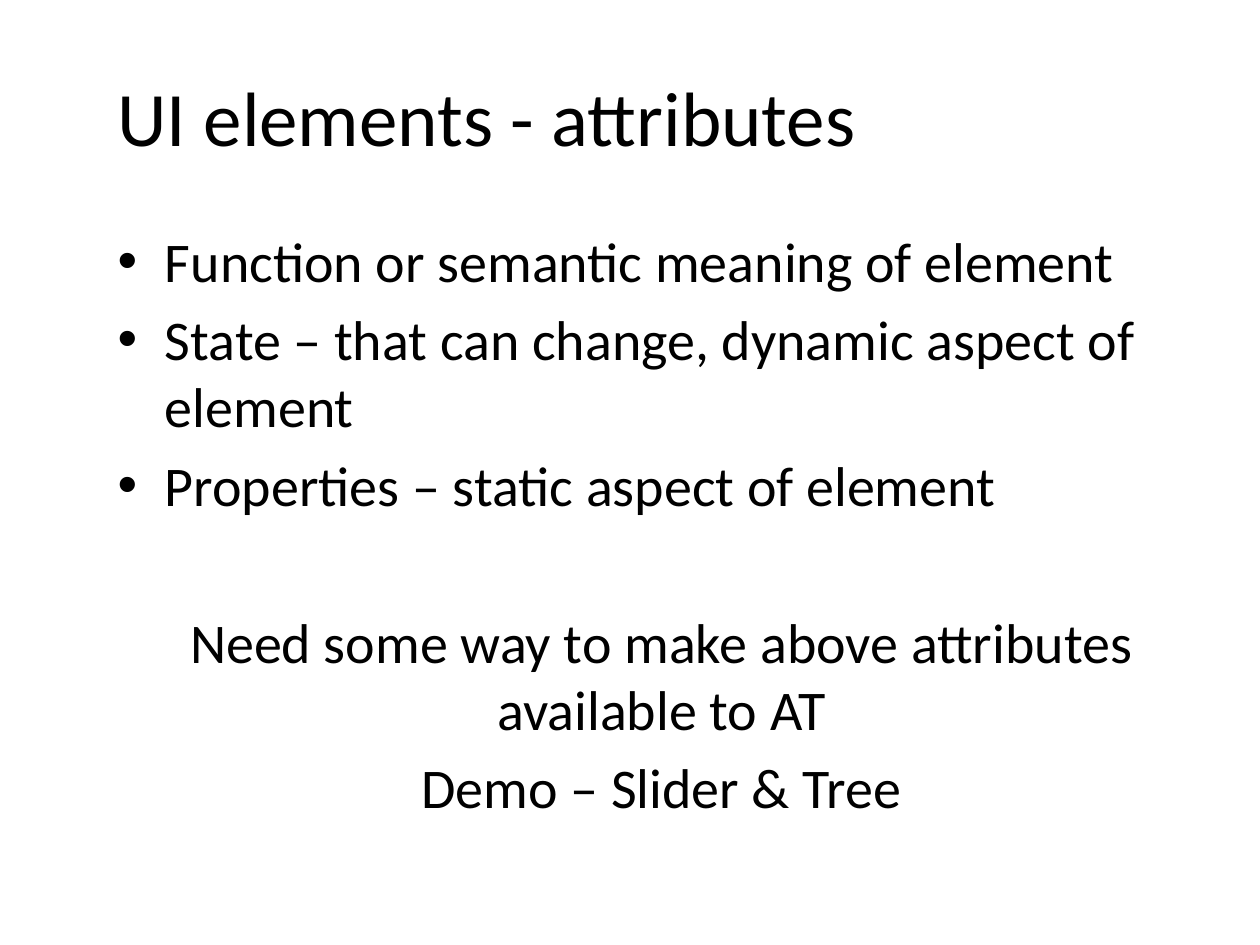
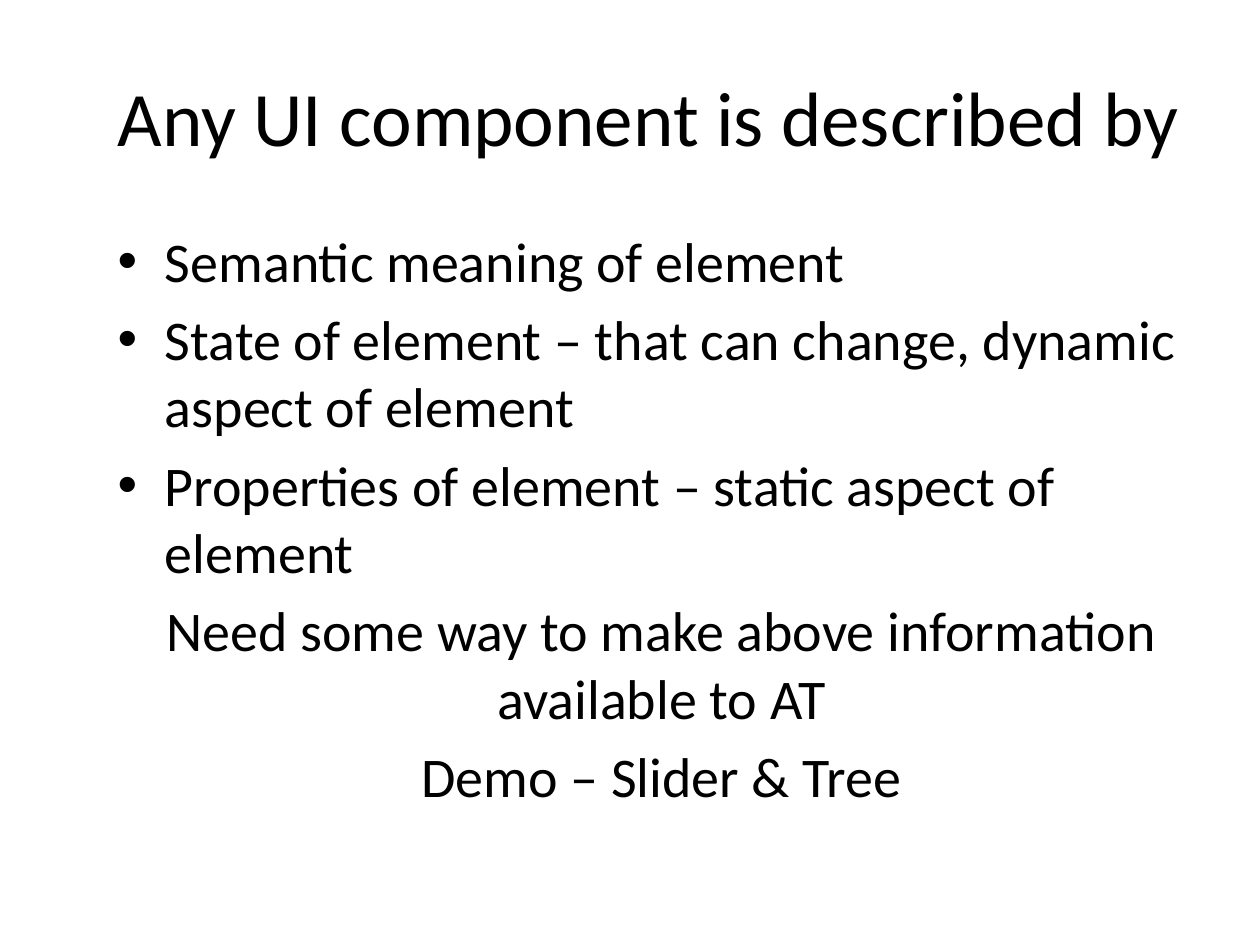
Before and after one commit to punchouty/accessibility, a slide deck: slide 6 of ppt/aria.pptx (slide 7 before the commit). Drawn at 1260x945 pixels with LibreOffice and Linux fonts; fonts in the diff are those of the drawing; background and template pictures are left out. Boxes give left, top, right and bottom in pixels: in the first picture for what was removed or moved away, otherwise in the second. Text is boxed around its words. In the diff, an @@ line names an element or a change of style, - is before the commit and + after.

```diff
--- a/ppt/aria.pptx
+++ b/ppt/aria.pptx
@@ title at (118, 92, 1178, 159): text changed @@
-UI elements - attributes
+Any UI component is described by
@@ text at (165, 243, 1175, 720): text changed @@
-• Function or semantic meaning of element
-• State – that can change, dynamic aspect of element
-• Properties – static aspect of element
-Need some way to make above attributes available to AT
+• Semantic meaning of element
+• State of element – that can change, dynamic aspect of element
+• Properties of element – static aspect of element
+Need some way to make above information available to AT
```
Also in this commit, not shown: 4 other slides changed, 7 slides added, 3 other files.
